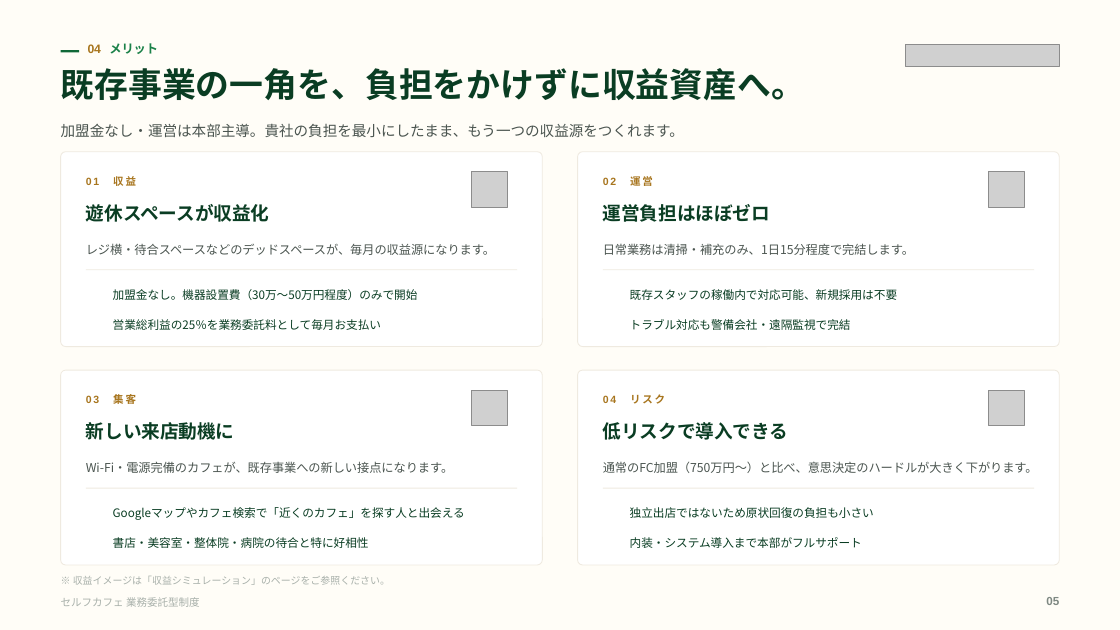
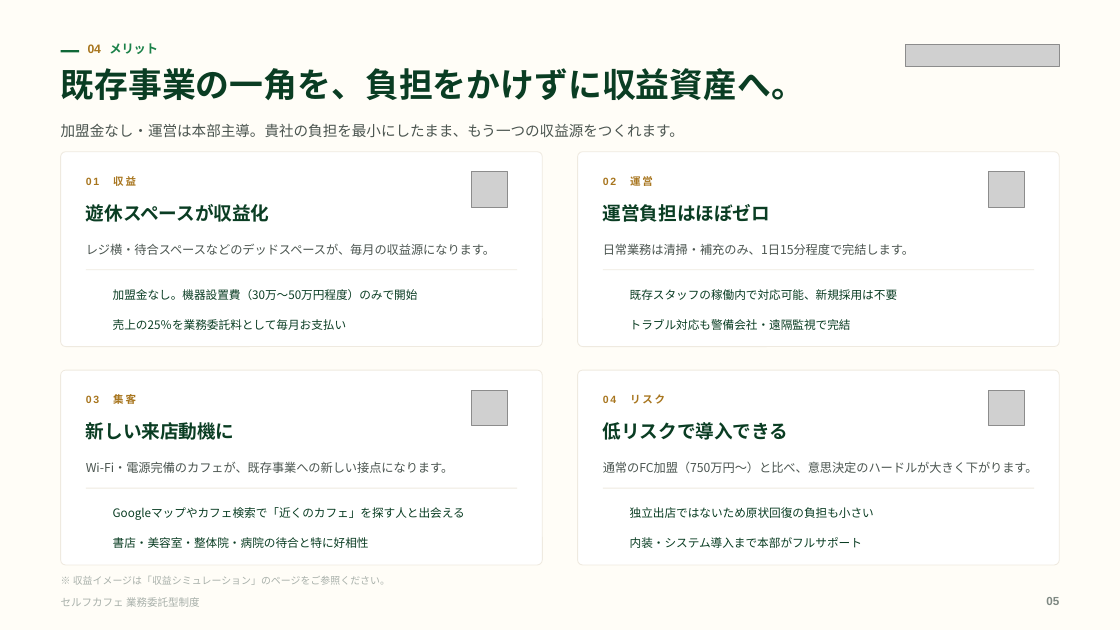
Before and after one commit to a5408071-cmd/suzuki-ceo, a slide deck: slide 5 of selfcafe-gyomu-deck/selfcafe-gyomu-deck.pptx. Drawn at 1120x630 pixels with LibreOffice and Linux fonts; fonts in the diff are those of the drawing; grey boxes stand for pictures; background and template pictures are left out. Boxes give left, top, right and bottom in pixels: in the first picture for what was removed or moved away, otherwise in the second. Text is boxed around its words. In the diff, an @@ line names an element or a change of style, - is before the commit and + after.

```diff
--- a/selfcafe-gyomu-deck/selfcafe-gyomu-deck.pptx
+++ b/selfcafe-gyomu-deck/selfcafe-gyomu-deck.pptx
@@ text at (113,319,346,330): text changed @@
-営業総利益の25％を業務委託料として毎月お支払い
+売上の25％を業務委託料として毎月お支払い
```
Also in this commit, not shown: 5 other slides changed, 3 other files.
